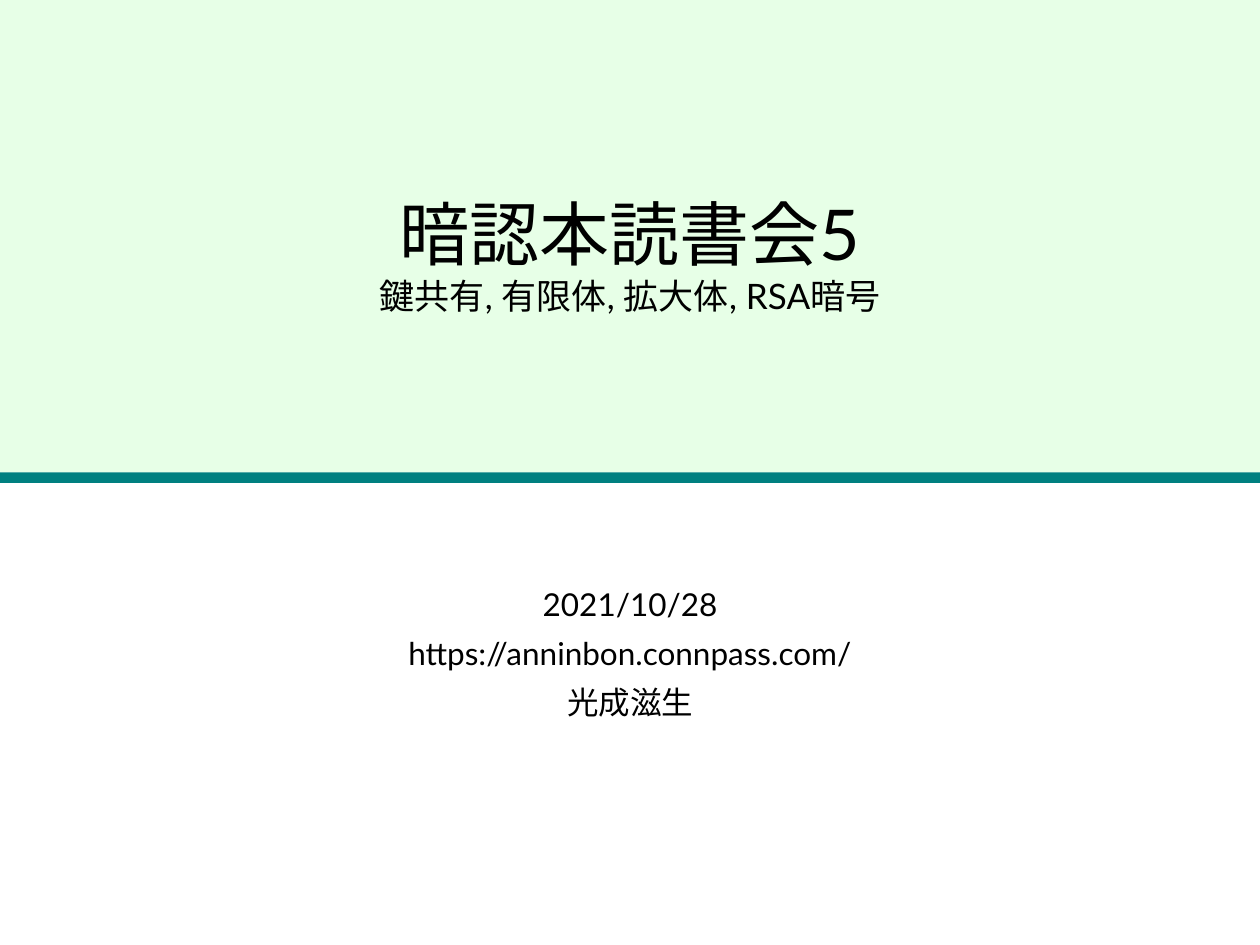
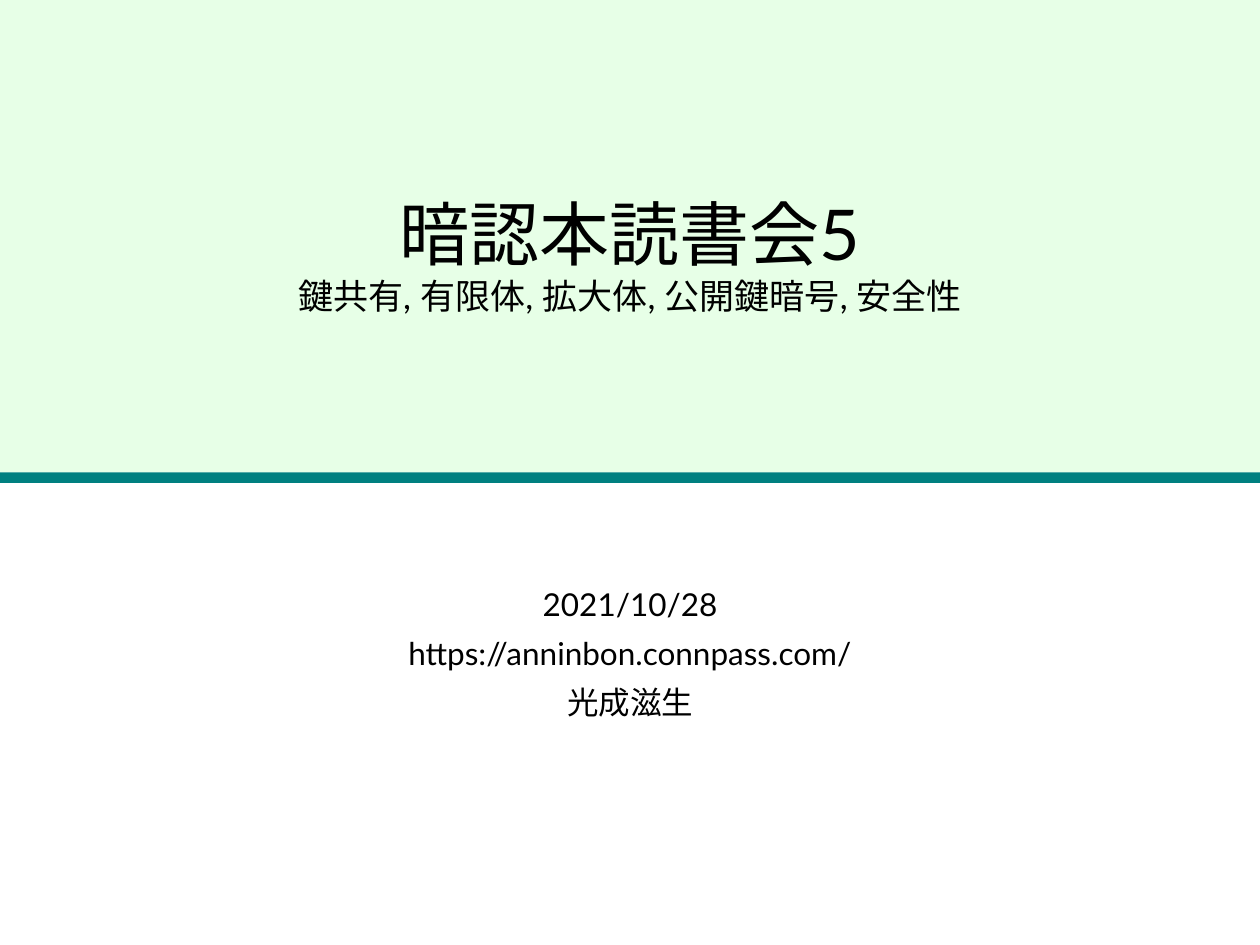
Before and after one commit to herumi/anninbon, a slide deck: slide 1 of lec/anninbon5.pptx. Drawn at 1260x945 pixels with LibreOffice and Linux fonts; fonts in the diff are those of the drawing; background and template pictures are left out. Boxes give left, top, right and bottom in pixels: in the first picture for what was removed or moved away, otherwise in the second. Text is boxed around its words. In the diff, an @@ line names an element or a change of style, - is before the commit and + after.

```diff
--- a/lec/anninbon5.pptx
+++ b/lec/anninbon5.pptx
@@ title at box(298, 201, 962, 314): text changed @@
-暗認本読書会5
-鍵共有, 有限体, 拡大体, RSA暗号
+暗認本読書会5
+鍵共有, 有限体, 拡大体, 公開鍵暗号, 安全性
```
Also in this commit, not shown: 5 slides removed, 1 other file.
